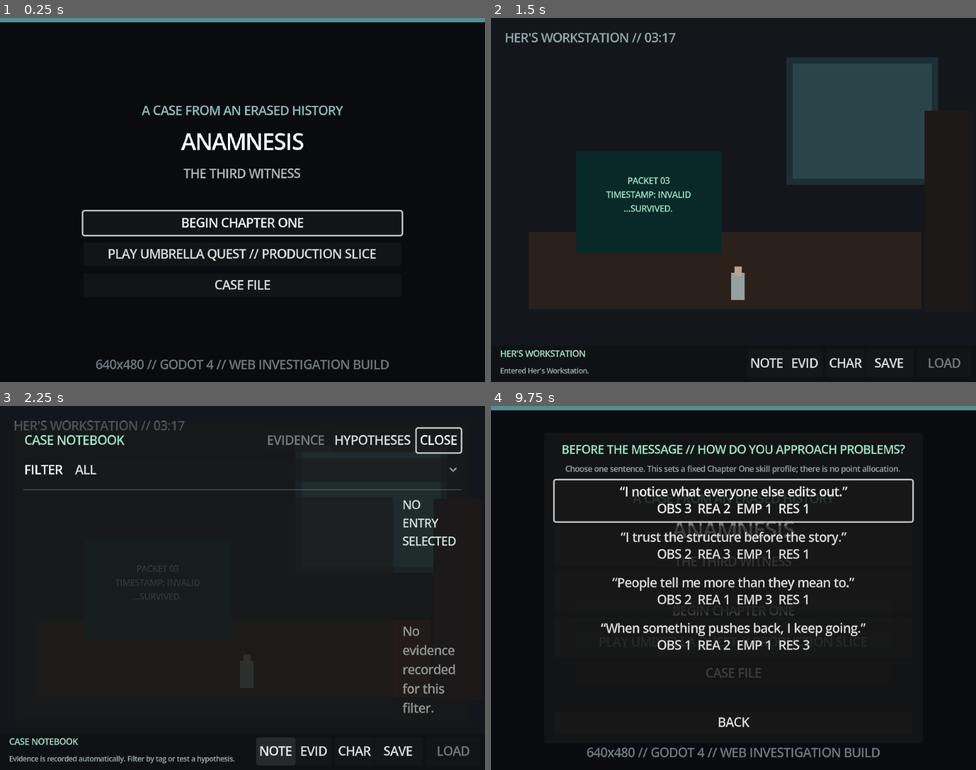
Above: before the commit, frames 1-4 (two rows, left to right).
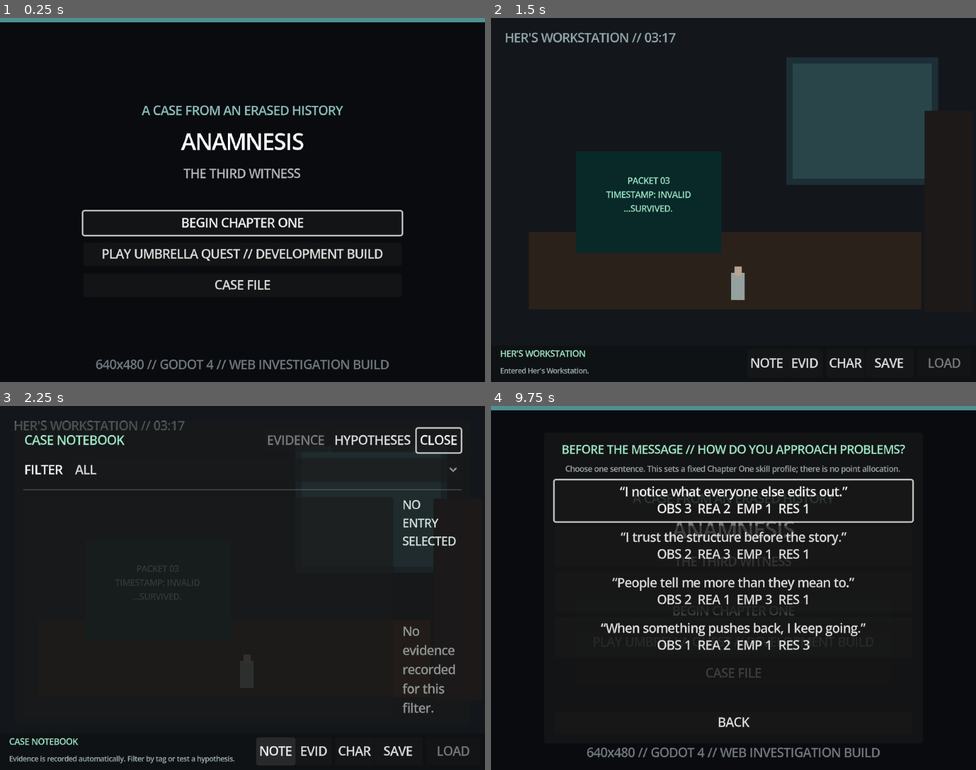
Above: after the commit, the same moments.

Repository: dmcexcess-lab/Ai-Adventure
Game: Godot game, scene res://ui/menus/main_menu.tscn
The game is run twice, just before and just after one commit, with the same random seed, the same clock (stepped at 60 frames per second) and the same inputs.
Inputs (mouse positions are in pixels of both pictures, inside the frame that each line leads up to):
- Up to frame 1 (0.25 s): no input
- Up to frame 2 (1.5 s): click "BEGIN CHAPTER ONE" at 0.5 s; click "'I trust the structure before…" at 1.25 s
- Up to frame 3 (2.25 s): click "NOTE" at 2 s
- Up to frame 4 (9.75 s): click "HYPOTHESES" at 2.75 s; click "EVIDENCE" at 3.5 s; click "ALL" at 4.25 s; click "EVID" at 5 s; click "CHAR" at 5.75 s; click "SAVE" at 6.5 s; click "LOAD" at 7.25 s; move the mouse to (840, 569) at 8.02 s; hold C (character) 8.03-8.78 s; click (840, 569) at 8.17 s; move the mouse to (733, 569) at 8.77 s; hold Escape (menu_back) 8.78-9.5 s; tap E (evidence) at 8.85 s; click (733, 569) at 8.92 s; click "BEGIN CHAPTER ONE" at 9.5 s

The runs differ from the first frame. In frame 1, 1.0% of the frame differs, in the area x 21-79%, y 63-67%; in frame 2, nothing differs; in frame 3, nothing differs; in frame 4, less than 0.1%.
Error in both runs: Cannot call method 'set_input_as_handled' on a null value. (res://core/game_shell/game_shell.gd:71)

Commit message:
fix: rebaseline Umbrella production and repair PC staging

Diff:
--- a/core/interaction/player_actor.gd
+++ b/core/interaction/player_actor.gd
@@ -20,6 +20,7 @@
 @export var perspective_near_scale := 1.04
 @export var perspective_top_y := 236.0
 @export var perspective_bottom_y := 390.0
+@export var visual_display_size := Vector2(84.0, 164.0)
 
 var _destination_position := Vector2.ZERO
 var _destination_foot := Vector2.ZERO
@@ -40,9 +41,7 @@
 	_destination_foot = get_foot_position()
 	_visual = get_node_or_null("Sprite") as TextureRect
 	_build_pose_cache()
-	if _visual != null:
-		_visual_base_position = _visual.position
-		_visual.pivot_offset = Vector2(_visual.size.x * 0.5, _visual.size.y)
+	_configure_visual_rect()
 	_apply_default_pose()
 	_update_visual_scale()
 	set_process(true)
@@ -110,6 +109,14 @@
 
 func get_visual_perspective_scale() -> float:
 	return _perspective_scale()
+
+
+func get_visual_display_size() -> Vector2:
+	return visual_display_size
+
+
+func get_visual_rendered_height() -> float:
+	return visual_display_size.y * _perspective_scale()
 
 
 func set_combat_pose(active: bool) -> void:
@@ -146,6 +153,20 @@
 	_update_visual_scale()
 
 
+func _configure_visual_rect() -> void:
+	if _visual == null:
+		return
+	_visual.set_anchors_preset(Control.PRESET_TOP_LEFT, false)
+	_visual.size = visual_display_size
+	_visual.position = Vector2(
+		(size.x - visual_display_size.x) * 0.5,
+		size.y - visual_display_size.y
+	)
+	_visual.texture_filter = CanvasItem.TEXTURE_FILTER_LINEAR
+	_visual_base_position = _visual.position
+	_visual.pivot_offset = Vector2(visual_display_size.x * 0.5, visual_display_size.y)
+
+
 func _build_pose_cache() -> void:
 	_pose_cache.clear()
 	for pose_id_value in POSE_REGIONS.keys():
--- a/tests/production_visual_smoke.gd
+++ b/tests/production_visual_smoke.gd
@@ -68,6 +68,16 @@
 					failures.append("PC/#3 pose atlas path is wrong: %s" % path)
 			if not player.is_processing():
 				failures.append("player idle/walk animation process is not active: %s" % path)
+			var display_size: Vector2 = player.call("get_visual_display_size")
+			if display_size.y < 150.0 or display_size.x < 70.0:
+				failures.append("PC/#3 visual is still prototype-small: %s -> %s" % [path, display_size])
+			if sprite != null:
+				if sprite.size.y < 150.0:
+					failures.append("PC/#3 sprite rectangle was not expanded to production staging size: %s -> %s" % [path, sprite.size])
+				if int(sprite.texture_filter) != int(CanvasItem.TEXTURE_FILTER_LINEAR):
+					failures.append("PC/#3 scaled atlas is not using linear filtering: %s" % path)
+			if player.size.y > 90.0:
+				failures.append("PC/#3 gameplay footprint changed while enlarging only the visual: %s" % path)
 
 			var default_pose := String(player.call("get_default_pose_id"))
 			seen_default_poses[default_pose] = true
@@ -87,6 +97,9 @@
 			var measured_near := float(player.call("get_visual_perspective_scale"))
 			if measured_near <= measured_far:
 				failures.append("runtime PC perspective interpolation failed: %s" % path)
+			var near_rendered_height := float(player.call("get_visual_rendered_height"))
+			if near_rendered_height < 150.0:
+				failures.append("near-plane PC/#3 remains undersized against room/NPC scale: %s -> %.1f" % [path, near_rendered_height])
 
 		if path.ends_with("front_desk.tscn"):
 			var alex := room.find_child("AlexVisual", true, false)
@@ -126,7 +139,7 @@
 
 func _finish() -> void:
 	if failures.is_empty():
-		print("PRODUCTION_VISUAL_OK: eight production PNG rooms, PC/#3 master atlas poses/perspective, ambient layers, NPC art, portraits, and combat visual resources are valid")
+		print("PRODUCTION_VISUAL_OK: eight accepted production PNG rooms plus PC/#3 staging scale, pose, perspective, and structural presentation resources are valid")
 		quit(0)
 		return
 	for failure in failures:
--- a/ui/menus/main_menu.tscn
+++ b/ui/menus/main_menu.tscn
@@ -71,7 +71,7 @@
 [node name="DemoButton" type="Button" parent="Center/MenuStack"]
 unique_name_in_owner = true
 layout_mode = 2
-text = "PLAY UMBRELLA QUEST // PRODUCTION SLICE"
+text = "PLAY UMBRELLA QUEST // DEVELOPMENT BUILD"
 
 [node name="AboutButton" type="Button" parent="Center/MenuStack"]
 unique_name_in_owner = true
Not shown, changed: ARCHITECTURE.md
Not shown, changed: CURRENT.md
Not shown, changed: PROJECT_NORTH_STAR.md
Not shown, changed: ROADMAP.md
Not shown, changed: VISUAL_DIRECTION.md
